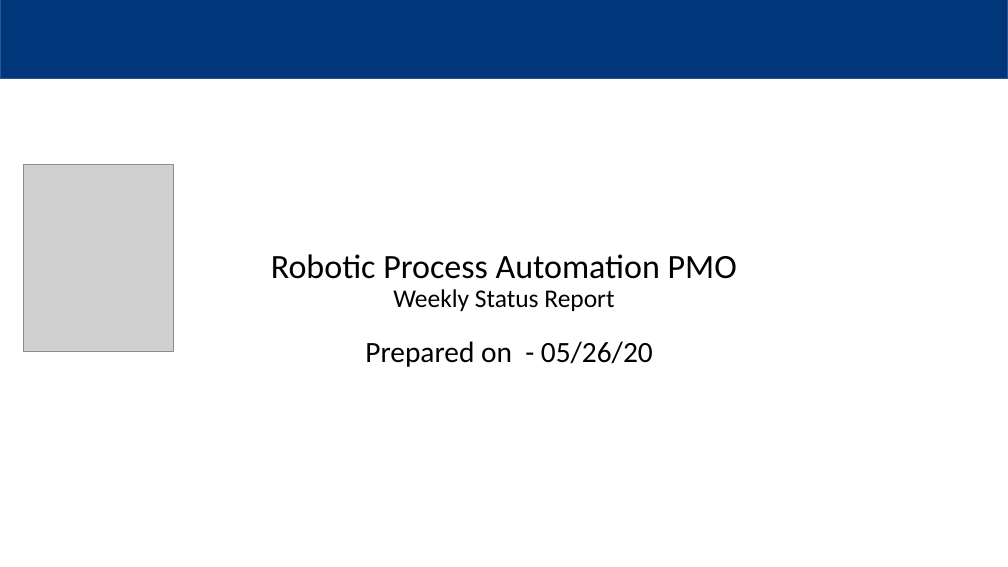
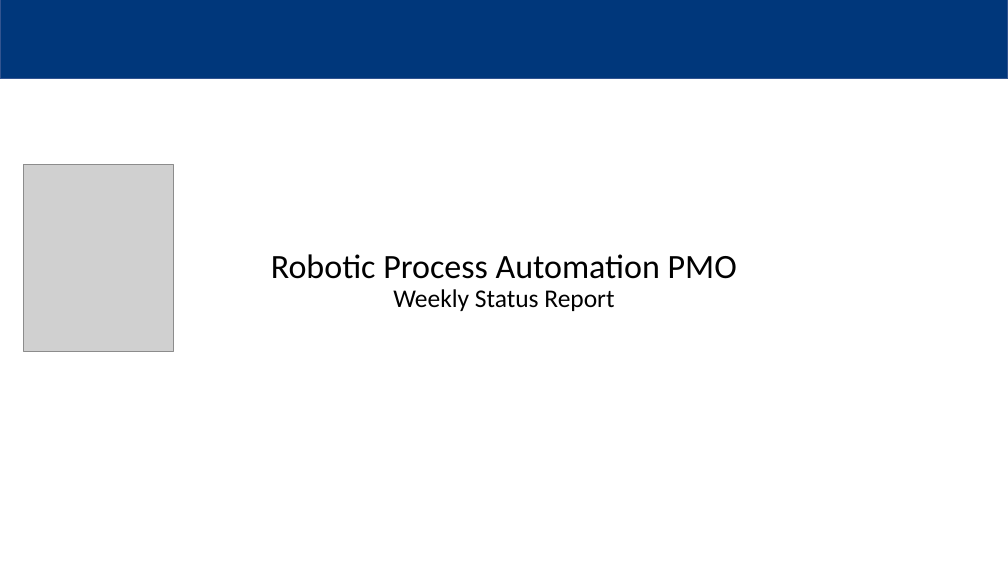
Before and after one commit to MindPetalSoftwareSolutions/VerticalApps_PMO-Bot, a slide deck: slide 1 of Data/Output/Robotic Process Automation PMO.pptx. Drawn at 1008x567 pixels with LibreOffice and Linux fonts; fonts in the diff are those of the drawing; grey boxes stand for pictures; background and template pictures are left out. Boxes give left, top, right and bottom in pixels: in the first picture for what was removed or moved away, otherwise in the second. Text is boxed around its words. In the diff, an @@ line names an element or a change of style, - is before the commit and + after.

```diff
--- a/Data/Output/Robotic Process Automation PMO.pptx
+++ b/Data/Output/Robotic Process Automation PMO.pptx
@@ text removed at (365, 341, 653, 367) @@
-Prepared on - 05/26/20
```
Also in this commit, not shown: 1 slide added, 1 slide removed, 4 other files.
